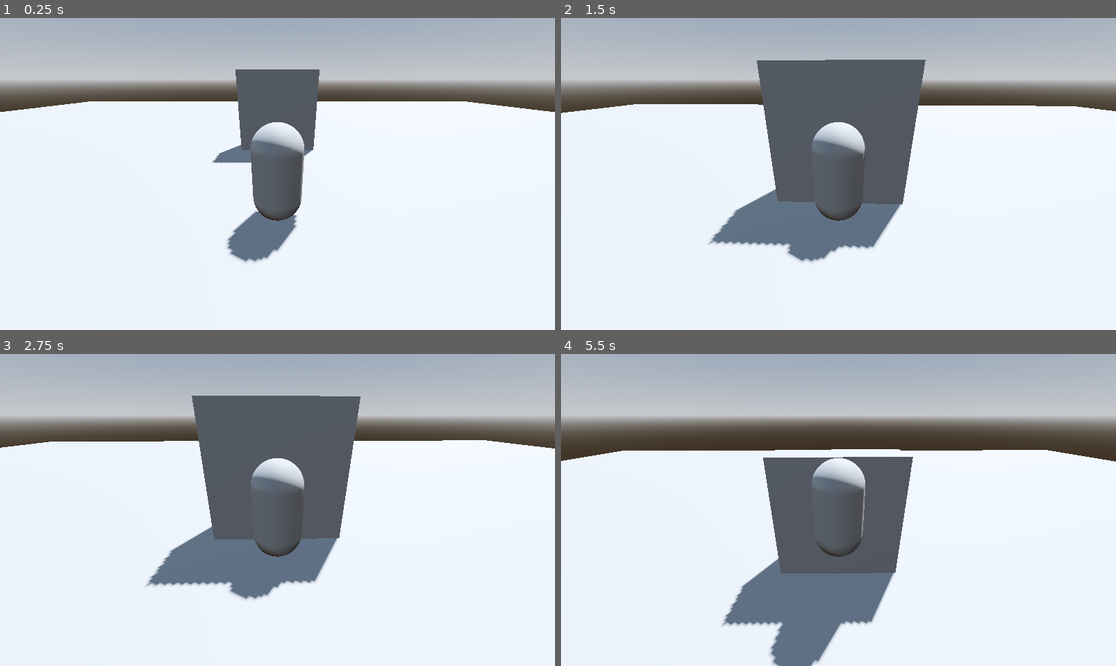
Above: before the commit, frames 1-4 (two rows, left to right).
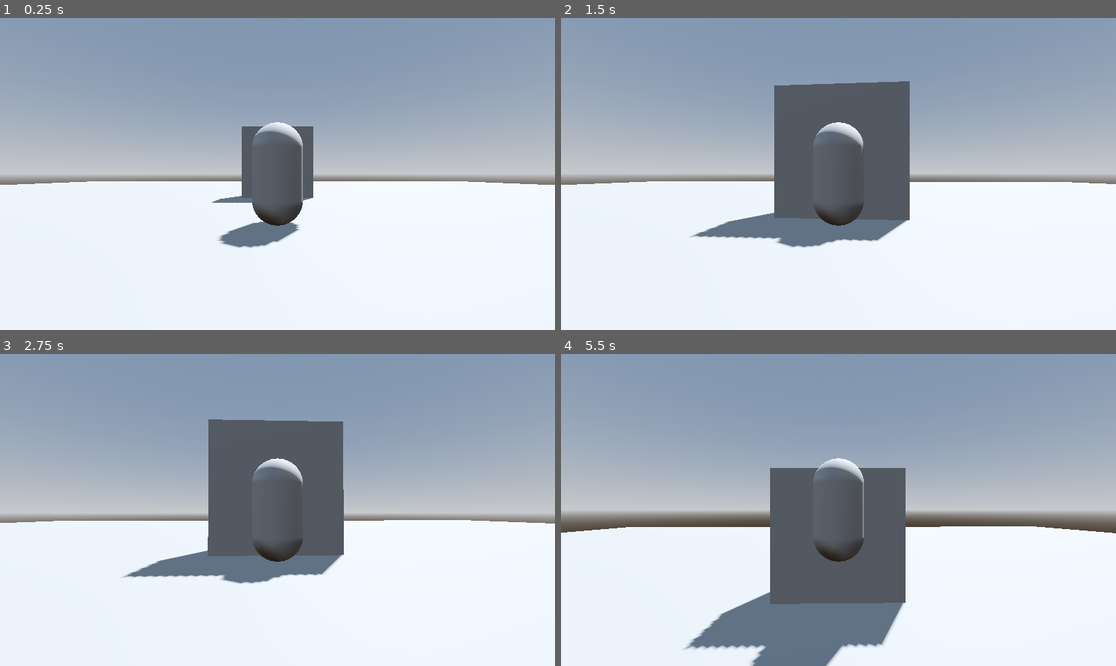
Above: after the commit, the same moments.

Repository: yrubner/3DRpgGD
Game: Godot game, scene res://Levels/level.tscn
Two runs of this game, one before a commit and one after it. Both use one fixed random seed, a clock stepped at 60 frames per second and the inputs below.
Inputs (mouse positions are in pixels of both pictures, inside the frame that each line leads up to):
- Up to frame 1 (0.25 s): no input
- Up to frame 2 (1.5 s): tap Enter (ui_accept) at 0.5, 0.77 s; move the mouse to (866, 174) at 0.52 s; hold W (move_forward) from 0.53 s (still down); move the mouse to (810, 174) at 1.27 s
- Up to frame 3 (2.75 s): keep holding W (move_forward); tap Enter (ui_accept) at 1.52 s; move the mouse to (288, 503) at 2.02 s
- Up to frame 4 (5.5 s): keep holding W (move_forward); tap Enter (ui_accept) at 2.75, 3.02, 3.77, 4.52, 5 s; move the mouse to (832, 516) at 2.77 s; move the mouse to (877, 513) at 3.52 s; move the mouse to (794, 506) at 4.27 s; move the mouse to (844, 510) at 5.02 s

The runs differ from the first frame. In frame 1, 52% of the frame differs, in the area x 0-100%, y 0-79%; in frame 2, 48%; in frame 3, 49%; in frame 4, 57%, in the area x 0-100%, y 0-100%.

Commit message:
Finished Lesson 10: Handling Complex Rotations

Diff:
--- a/Player/player.gd
+++ b/Player/player.gd
@@ -8,6 +8,12 @@
 var _look := Vector2.ZERO
 
 @export var mouse_sensitivity : float = 0.00075
+@export var min_boundary : float = -60
+@export var max_boundary : float = 10
+
+@onready var horizontal_pivot: Node3D = $HorizontalPivot
+@onready var vertical_pivot: Node3D = $HorizontalPivot/VerticalPivot
+
 
 func _ready() -> void:
 	Input.mouse_mode = Input.MOUSE_MODE_CAPTURED
@@ -44,5 +50,14 @@
 			print(_look)
 
 func frame_camera_rotation() -> void:
-	$SpringArm3D.rotate_y(_look.x)
+	horizontal_pivot.rotate_y(_look.x)
+	vertical_pivot.rotate_x(_look.y)
+
+	vertical_pivot.rotation.x = clampf(
+		vertical_pivot.rotation.x,
+		deg_to_rad(min_boundary),
+		deg_to_rad(max_boundary)
+		)
+
+	$SpringArm3D.global_transform = vertical_pivot.global_transform
 	_look = Vector2.ZERO
--- a/Player/player.tscn
+++ b/Player/player.tscn
@@ -23,3 +23,7 @@
 spring_length = 4.0
 
 [node name="Camera3D" type="Camera3D" parent="SpringArm3D"]
+
+[node name="HorizontalPivot" type="Node3D" parent="."]
+
+[node name="VerticalPivot" type="Node3D" parent="HorizontalPivot"]
--- a/project.godot
+++ b/project.godot
@@ -14,6 +14,12 @@
 run/main_scene="res://Levels/level.tscn"
 config/features=PackedStringArray("4.3", "Forward Plus")
 config/icon="res://icon.svg"
+
+[display]
+
+window/size/viewport_width=1920
+window/size/viewport_height=1080
+window/size/mode=3
 
 [input]
 
Not shown, changed: README.md
